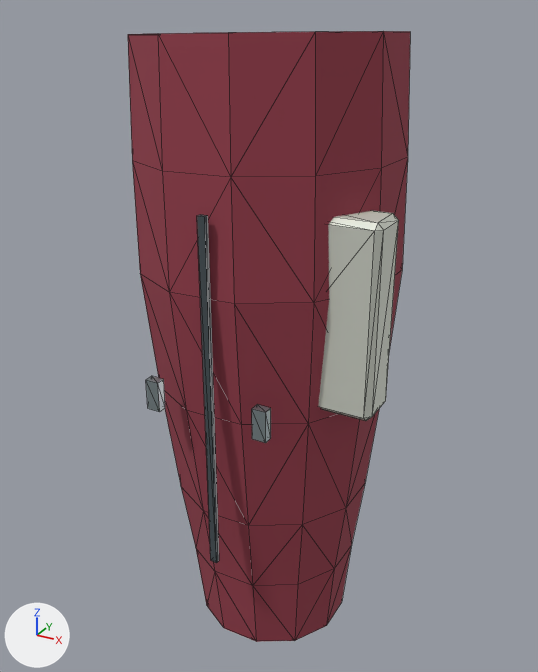
Renders of the glTF model Resource/Export/Modules/Outfit_Researcher_Female_Lean_Trouser_L.glb from each side of a commit.
Camera for both pictures: a camera (50 mm lens) standing at (0.334, -0.416, 0.973) and looking at (0.108, -0.005, 0.768). Every picture has the same lights, and +X, +Y and +Z are marked at lower left. The first picture is the older version. Mesh edges are drawn as thin lines. Vertices at exactly the same position are counted once.

Script lines for the objects in view, before the commit:
```python
me_outfit_researcher_female_lean_trouser_l_mesh_001 = bpy.data.meshes.new('Outfit_Researcher_Female_Lean_Trouser_L_Mesh.001')
me_outfit_researcher_female_lean_trouser_l_mesh_001.from_pydata(...)  # 132 vertices, 244 faces; spans x 0.025..0.203, y -0.095..0.08, z 0.548..0.963
# faces by material slot: [164, 44, 12, 24]
me_outfit_researcher_female_lean_trouser_l_mesh_001.materials.append(mat_cloth_burgundy)  # red #953c4b
me_outfit_researcher_female_lean_trouser_l_mesh_001.materials.append(mat_ceramic)  # light grey #d4d8cd
me_outfit_researcher_female_lean_trouser_l_mesh_001.materials.append(mat_fabric_seam)  # greyish blue #424d52
me_outfit_researcher_female_lean_trouser_l_mesh_001.materials.append(mat_fastener_titanium)  # grey #a8b6ba
ob_outfit_researcher_female_lean_trouser_l = bpy.data.objects.new('Outfit_Researcher_Female_Lean_Trouser_L', me_outfit_researcher_female_lean_trouser_l_mesh_001)
ob_outfit_researcher_female_lean_trouser_l.location = (0.0, 0.0, 0.0)
```
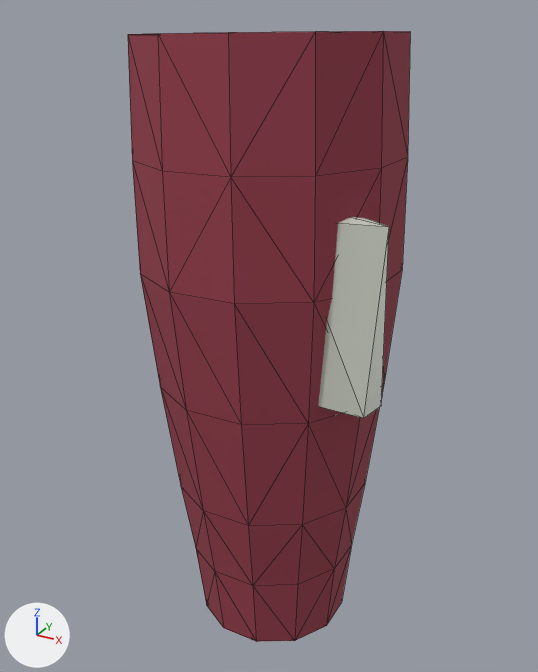
Location of each change, [x1, y1, x2, y2] in pixels of the pictures (538 x 672 px):
part 1 of me_outfit_researcher_female_lean_trouser_l_mesh_001, deleted
    before: [146, 376, 165, 412]
part 2 of me_outfit_researcher_female_lean_trouser_l_mesh_001, deleted
    before: [252, 404, 271, 443]
part 3 of me_outfit_researcher_female_lean_trouser_l_mesh_001, deleted
    before: [197, 215, 219, 563]
part 4 of me_outfit_researcher_female_lean_trouser_l_mesh_001, cut back
    before: [318, 211, 399, 421]
    after: [318, 217, 389, 418]

What changed in the scene script:
```text
Change me_outfit_researcher_female_lean_trouser_l_mesh_001:
    used by ob_outfit_researcher_female_lean_trouser_l; location = (0.0, 0.0, 0.0)
    remove me_outfit_researcher_female_lean_trouser_l_mesh_001.from_pydata(...)  # 132 vertices, 244 faces; spans x 0.025..0.203, y -0.095..0.08, z 0.548..0.963
    add me_outfit_researcher_female_lean_trouser_l_mesh_001.from_pydata(...)  # 96 vertices, 184 faces; spans x 0.025..0.203, y -0.086..0.08, z 0.548..0.963
    me_outfit_researcher_female_lean_trouser_l_mesh_001 part 1: the loose piece of 8 vertices spanning x 0.072..0.081, y -0.095..-0.089, z 0.745..0.765 is deleted
    me_outfit_researcher_female_lean_trouser_l_mesh_001 part 2: the loose piece of 8 vertices spanning x 0.146..0.155, y -0.095..-0.089, z 0.745..0.765 is deleted
    me_outfit_researcher_female_lean_trouser_l_mesh_001 part 3: the loose piece of 8 vertices spanning x 0.111..0.116, y -0.091..-0.088, z 0.639..0.872 is deleted
    me_outfit_researcher_female_lean_trouser_l_mesh_001 part 4
    15 vertices are removed from x 0.118..0.203, y -0.055..-0.025, z 0.75..0.87
    40 faces are deleted
    5 vertices move within x 0.118..0.203, y -0.055..-0.025, z 0.754..0.866
    3 vertices are added at (0.16, -0.04, 0.75), (0.16, -0.04, 0.87), (0.203, -0.036, 0.754)
    16 new faces join them, mat_ceramic (light grey #d4d8cd)
    remove me_outfit_researcher_female_lean_trouser_l_mesh_001.materials.append(mat_fabric_seam)  # greyish blue #424d52
    remove me_outfit_researcher_female_lean_trouser_l_mesh_001.materials.append(mat_fastener_titanium)  # grey #a8b6ba
```
